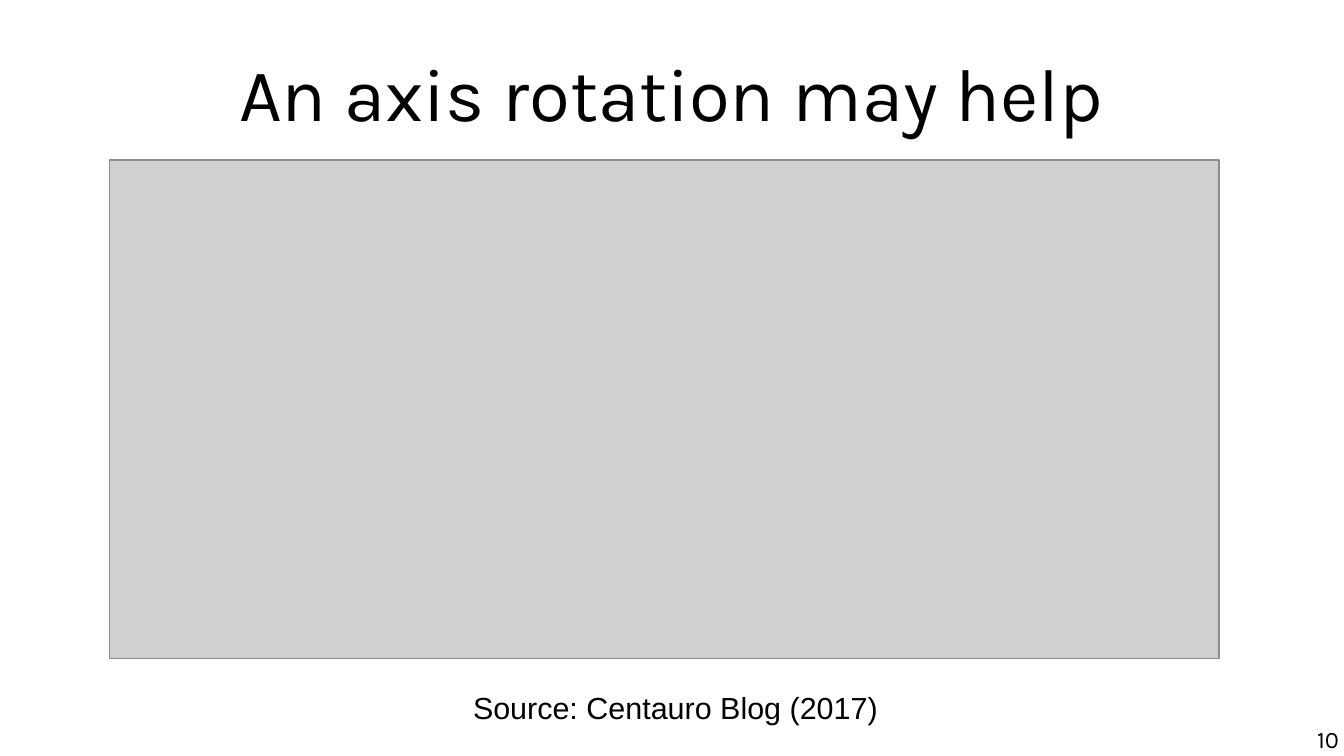
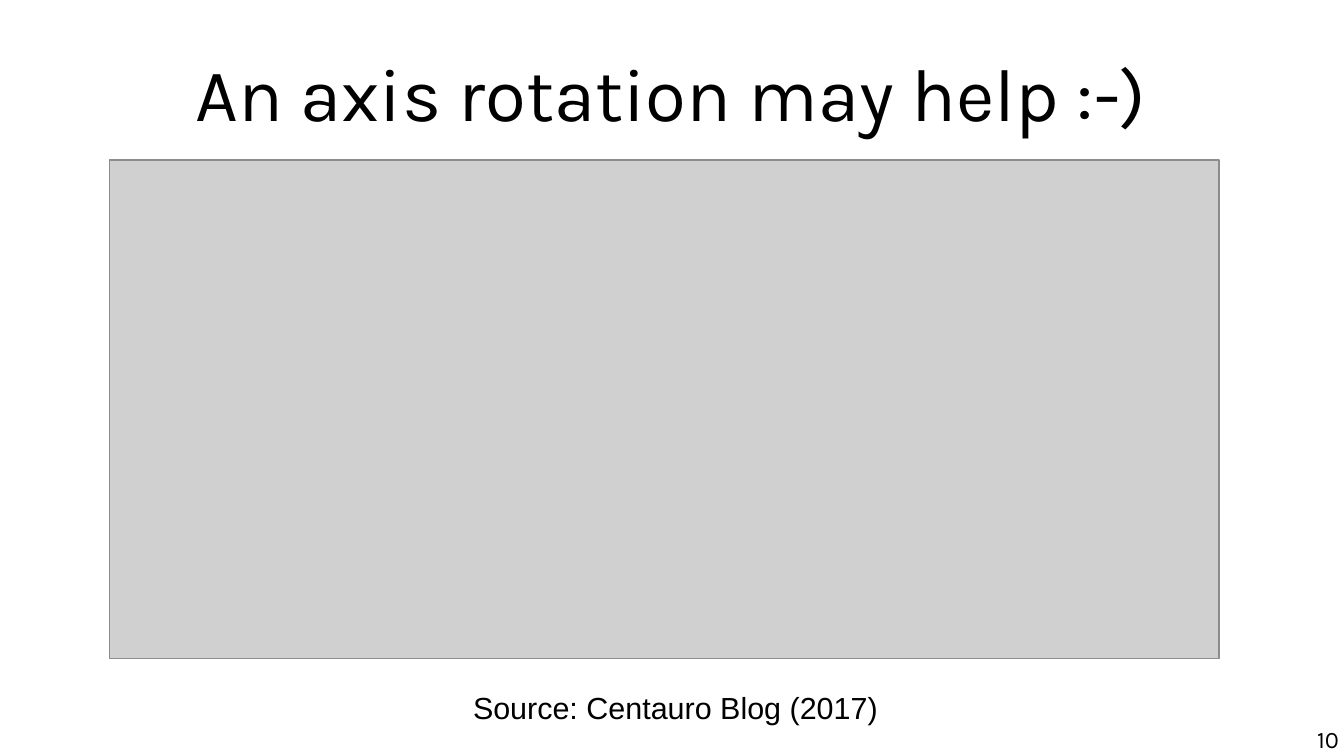
Before and after one commit to marco-calautti/data-mining-course, a slide deck: slide 10 of theory/odp/tt05_reduction.odp. Drawn at 1344x756 pixels with LibreOffice and Linux fonts; fonts in the diff are those of the drawing; grey boxes stand for pictures. Boxes give left, top, right and bottom in pixels: in the first picture for what was removed or moved away, otherwise in the second. Text is boxed around its words. In the diff, an @@ line names an element or a change of style, - is before the commit and + after.

```diff
--- a/theory/odp/tt05_reduction.odp
+++ b/theory/odp/tt05_reduction.odp
@@ title at (196,69,1059,139): text changed @@
-An axis rotation may help
+An axis rotation may help :-)
```
Also in this commit, not shown: 5 other files.
